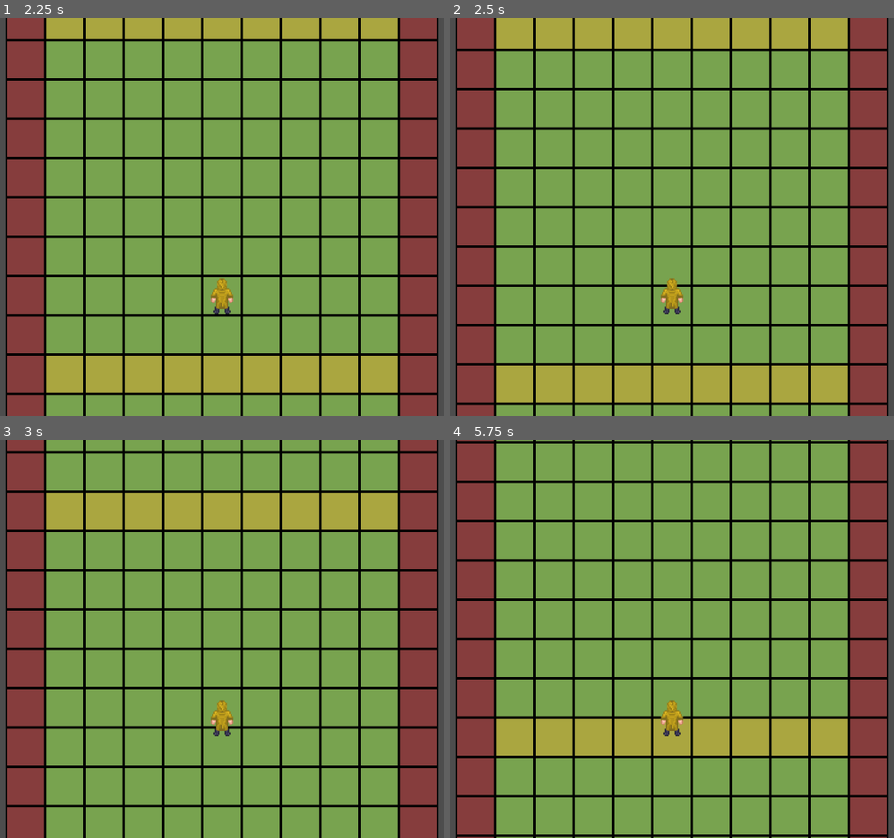
Above: before the commit, frames 1-4 (two rows, left to right).
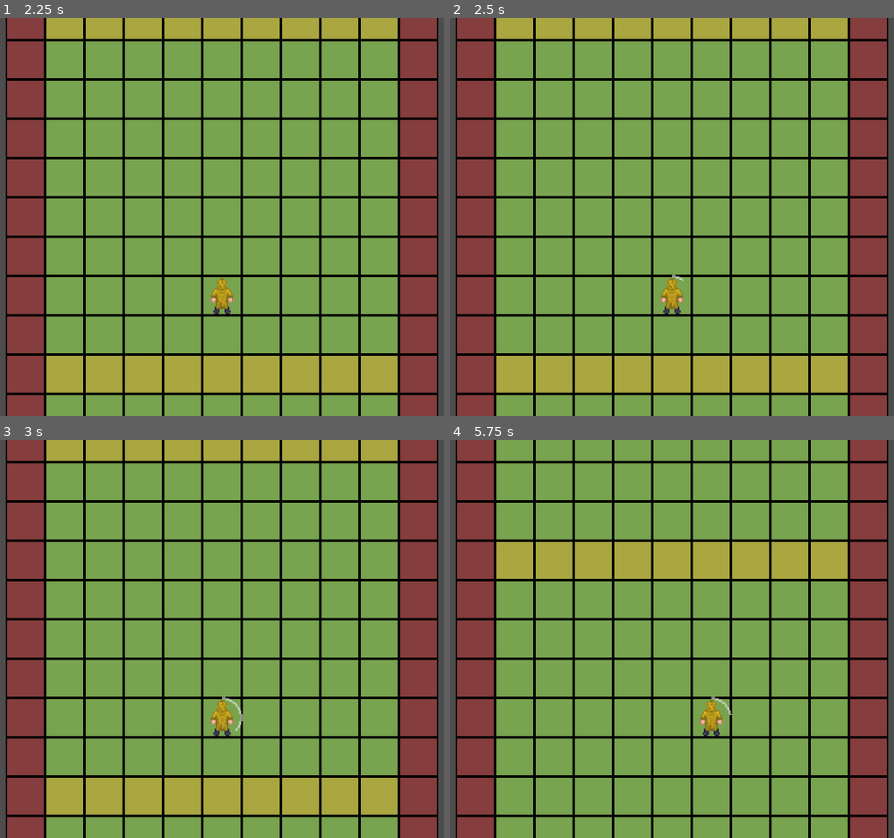
Above: after the commit, the same moments.

Repository: MoustachedMamba/RVCHRNNR
Game: Godot game, scene res://Game.tscn
The game is run twice, just before and just after one commit, with the same random seed, the same clock (stepped at 60 frames per second) and the same inputs. Sound files missing from this copy of the repository are replaced by a short silence.
Inputs:
- Up to frame 1 (2.25 s): tap Enter at 0.5, 2 s; hold A (a) 0.53-1.28 s; tap D (d) at 0.8, 1.35 s; tap Space at 1.25 s; tap W (w) at 1.55 s; hold W (w) from 2.03 s (still down)
- Up to frame 2 (2.5 s): keep holding W (w); tap S (s, bound only after the commit) at 2.3 s
- Up to frame 3 (3 s): release W (w) at 2.78 s; tap S (s, bound only after the commit) at 2.85 s
- Up to frame 4 (5.75 s): tap A (a) at 3.05 s; hold A (a) 3.53-4.28 s; tap D (d) at 3.8, 4.35 s; tap W (w) at 4.55 s; hold W (w) from 5.03 s (still down); tap S (s, bound only after the commit) at 5.3 s

Frame 1 is identical in both runs. In frame 2, 18% of the frame differs, in the area x 1-99%, y 5-98%; in frame 3, 30%, in the area x 1-99%, y 0-95%; in frame 4, 27%.

Commit message:
Added OSMOTR
- OSMOTR ниче пока не делает, зато вокруг спрайта проводника появляется кружочек
- Музыка теперь вроде залуплена правильно, такт не спбивается

Diff:
--- /dev/null
+++ b/Scenes/FSM/PlayerController/Looking.gd
@@ -0,0 +1,12 @@
+class_name Looking extends PCState
+
+
+func enter(previous_state_path: String, data := {}) -> void:
+	var tween := create_tween()
+	tween.tween_property(player.progress_bar, "value", 100, 1.848)
+	await tween.finished
+	player.progress_bar.value = 0
+	state_machine._transition_to_next_state(MOVING)
+
+func exit() -> void:
+	pass
--- a/Scenes/FSM/PlayerController/Moving.gd
+++ b/Scenes/FSM/PlayerController/Moving.gd
@@ -1,8 +1,4 @@
 class_name Moving extends PCState
-
-
-func _ready():
-	await owner.ready
 
 
 func enter(previous_state_path: String, data := {}) -> void:
@@ -20,6 +16,8 @@
 		player.strafe(player.DIRECTION.LEFT)
 	if _event.is_action_pressed("d"):
 		player.strafe(player.DIRECTION.RIGHT)
+	if _event.is_action_pressed("s"):
+		state_machine._transition_to_next_state(LOOKING)
 
 
 func make_step():
--- a/Scenes/Player.gd
+++ b/Scenes/Player.gd
@@ -11,6 +11,7 @@
 @onready var right_raycast: RayCast2D = $RightRayCast
 @onready var beat_notifier: RhythmNotifier = $RhythmNotifier
 @onready var music: AudioStreamPlayer2D = $Music
+@onready var progress_bar: TextureProgressBar = $ProgressBar
 
 var strafe_locked: bool = false
 
--- a/Scenes/Player.tscn
+++ b/Scenes/Player.tscn
@@ -1,13 +1,14 @@
-[gd_scene load_steps=10 format=3 uid="uid://duycglnwfyku3"]
+[gd_scene load_steps=11 format=3 uid="uid://duycglnwfyku3"]
 
 [ext_resource type="Script" path="res://Scenes/Player.gd" id="1_5gepb"]
-[ext_resource type="AudioStream" uid="uid://rx82kl1a2tb4" path="res://Assets/Sounds/press_x_twice_looped.mp3" id="2_ck3bq"]
 [ext_resource type="Texture2D" uid="uid://viu8bupo54xd" path="res://Assets/Sprites/provodnik.png" id="2_gyfow"]
 [ext_resource type="Script" path="res://addons/rhythm_notifier/rhythm_notifier.gd" id="2_t1otg"]
 [ext_resource type="Script" path="res://Scenes/FSM/StateMachine.gd" id="3_4fpsx"]
+[ext_resource type="AudioStream" uid="uid://dlhsb0hg4x3o7" path="res://Assets/Sounds/theme_looped.mp3" id="3_r6ajn"]
 [ext_resource type="Script" path="res://Scenes/FSM/PlayerController/Moving.gd" id="4_76jk5"]
 [ext_resource type="Texture2D" uid="uid://ds5ecrudcp4oh" path="res://Assets/Sprites/progressbar.png" id="7_b82oc"]
 [ext_resource type="Script" path="res://Scenes/FSM/PlayerController/Idle.gd" id="7_ut1wk"]
+[ext_resource type="Script" path="res://Scenes/FSM/PlayerController/Looking.gd" id="8_wkhrb"]
 
 [sub_resource type="RectangleShape2D" id="RectangleShape2D_ppbvu"]
 size = Vector2(30, 30)
@@ -25,7 +26,8 @@
 shape = SubResource("RectangleShape2D_ppbvu")
 
 [node name="Music" type="AudioStreamPlayer2D" parent="."]
-stream = ExtResource("2_ck3bq")
+stream = ExtResource("3_r6ajn")
+parameters/looping = true
 
 [node name="Sprite2D" type="Sprite2D" parent="."]
 texture = ExtResource("2_gyfow")
@@ -42,6 +44,9 @@
 [node name="RunTimer" type="Timer" parent="."]
 wait_time = 0.231
 
+[node name="LookTimer" type="Timer" parent="."]
+wait_time = 1.848
+
 [node name="StateMachine" type="Node" parent="." node_paths=PackedStringArray("initial_state")]
 script = ExtResource("3_4fpsx")
 initial_state = NodePath("Idle")
@@ -52,6 +57,9 @@
 [node name="Idle" type="Node" parent="StateMachine"]
 script = ExtResource("7_ut1wk")
 
+[node name="Looking" type="Node" parent="StateMachine"]
+script = ExtResource("8_wkhrb")
+
 [node name="ProgressBar" type="TextureProgressBar" parent="."]
 modulate = Color(1, 1, 1, 0.647059)
 offset_left = -17.0
--- a/project.godot
+++ b/project.godot
@@ -46,11 +46,6 @@
 "events": [Object(InputEventKey,"resource_local_to_scene":false,"resource_name":"","device":-1,"window_id":0,"alt_press …(191 unchanged characters)…
 ]
 }
-f={
-"deadzone": 0.5,
-"events": [Object(InputEventKey,"resource_local_to_scene":false,"resource_name":"","device":-1,"window_id":0,"alt_pressed":false,"shift_pressed":false,"ctrl_pressed":false,"meta_pressed":false,"pressed":false,"keycode":0,"physical_keycode":70,"key_label":0,"unicode":102,"location":0,"echo":false,"script":null)
-]
-}
 esc={
 "deadzone": 0.5,
 "events": [Object(InputEventKey,"resource_local_to_scene":false,"resource_name":"","device":-1,"window_id":0,"alt_press …(195 unchanged characters)…
@@ -61,6 +56,11 @@
 "events": [Object(InputEventKey,"resource_local_to_scene":false,"resource_name":"","device":-1,"window_id":0,"alt_press …(192 unchanged characters)…
 ]
 }
+s={
+"deadzone": 0.5,
+"events": [Object(InputEventKey,"resource_local_to_scene":false,"resource_name":"","device":-1,"window_id":0,"alt_pressed":false,"shift_pressed":false,"ctrl_pressed":false,"meta_pressed":false,"pressed":false,"keycode":0,"physical_keycode":83,"key_label":0,"unicode":115,"location":0,"echo":false,"script":null)
+]
+}
 
 [rendering]
 
Not shown, removed: Assets/Sounds/press_x_twice_looped.mp3.import
Not shown, added: Assets/Sounds/theme_looped.mp3.import
Not shown, removed: Assets/Sounds/press_x_twice_looped.mp3
Not shown, added: Assets/Sounds/theme_looped.mp3
